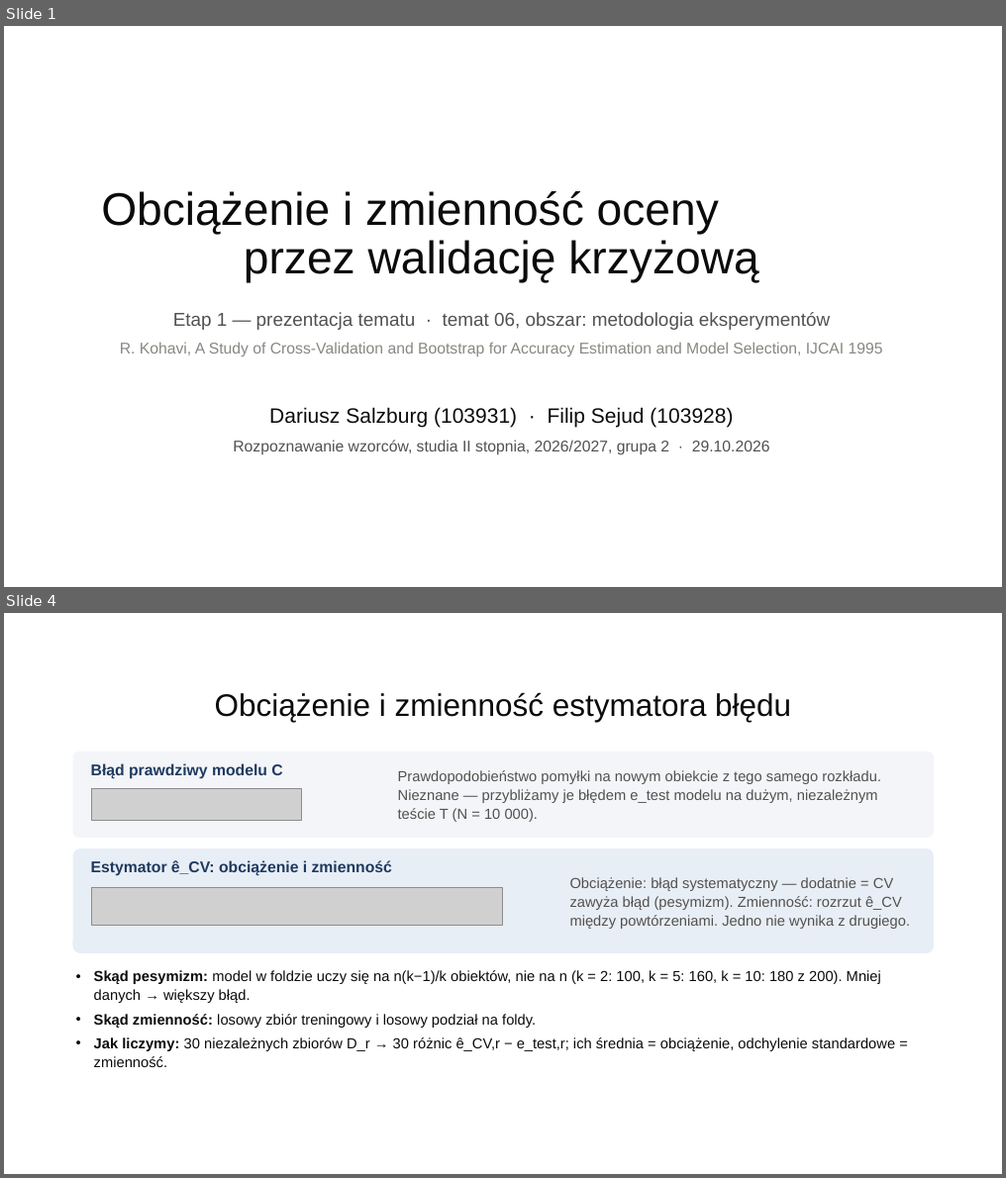
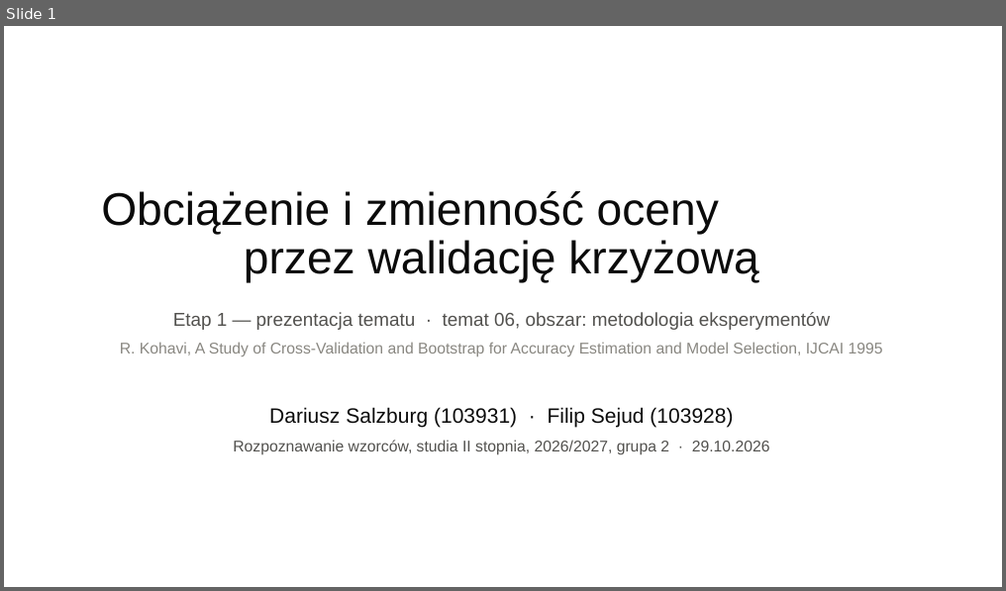
Before and after one commit to FylyppS/rozpoznawanie-wzorcow, a slide deck: etap1/slajdy-etap1.pptx. Shown one above the other, each under a label of ours: slides 1 and 4 before the commit, slide 1 after it; the slides between them are not shown. The pictures are 1006x1178 and 1006x591 pixels, drawn with LibreOffice and Linux fonts; fonts in the diff are those of the drawing; grey boxes stand for pictures; background and template pictures are left out. Boxes give left, top, right and bottom in pixels: in the first picture for what was removed or moved away, otherwise in the second. Text is boxed around its words. In the diff, an @@ line names an element or a change of style, - is before the commit and + after.

```diff
--- a/etap1/slajdy-etap1.pptx
+++ b/etap1/slajdy-etap1.pptx
@@ slide 4 removed at bbox=[4, 613, 1002, 1174], background picture (left out) @@
@@ title removed at bbox=[215, 692, 791, 722] @@
-Obciążenie i zmienność estymatora błędu
@@ rounded rectangle removed at bbox=[73, 752, 934, 838] @@
@@ text removed at bbox=[91, 763, 282, 779] @@
-Błąd prawdziwy modelu C
@@ picture removed at bbox=[91, 789, 302, 820] @@
@@ text removed at bbox=[398, 770, 881, 822] @@
-Prawdopodobieństwo pomyłki na nowym obiekcie z tego samego rozkładu. Nieznane — przybliżamy je błędem e_test modelu na dużym, niezależnym teście T (N = 10 000).
@@ rounded rectangle removed at bbox=[73, 849, 934, 954] @@
@@ text removed at bbox=[91, 861, 392, 876] @@
-Estymator ê_CV: obciążenie i zmienność
@@ text removed at bbox=[570, 877, 910, 929] @@
-Obciążenie: błąd systematyczny — dodatnie = CV zawyża błąd (pesymizm). Zmienność: rozrzut ê_CV między powtórzeniami. Jedno nie wynika z drugiego.
@@ picture removed at bbox=[91, 888, 503, 925] @@
@@ text removed at bbox=[94, 970, 895, 1067] @@
-• Skąd pesymizm: model w foldzie uczy się na n(k−1)/k obiektów, nie na n (k = 2: 100, k = 5: 160, k = 10: 180 z 200). Mniej danych → większy błąd.
-• Skąd zmienność: losowy zbiór treningowy i losowy podział na foldy.
-• Jak liczymy: 30 niezależnych zbiorów D_r → 30 różnic ê_CV,r − e_test,r; ich średnia = obciążenie, odchylenie standardowe = zmienność.
```
Also in this commit, not shown: 9 slides changed, 1 slide added, 1 other slide removed, 2 other files.
